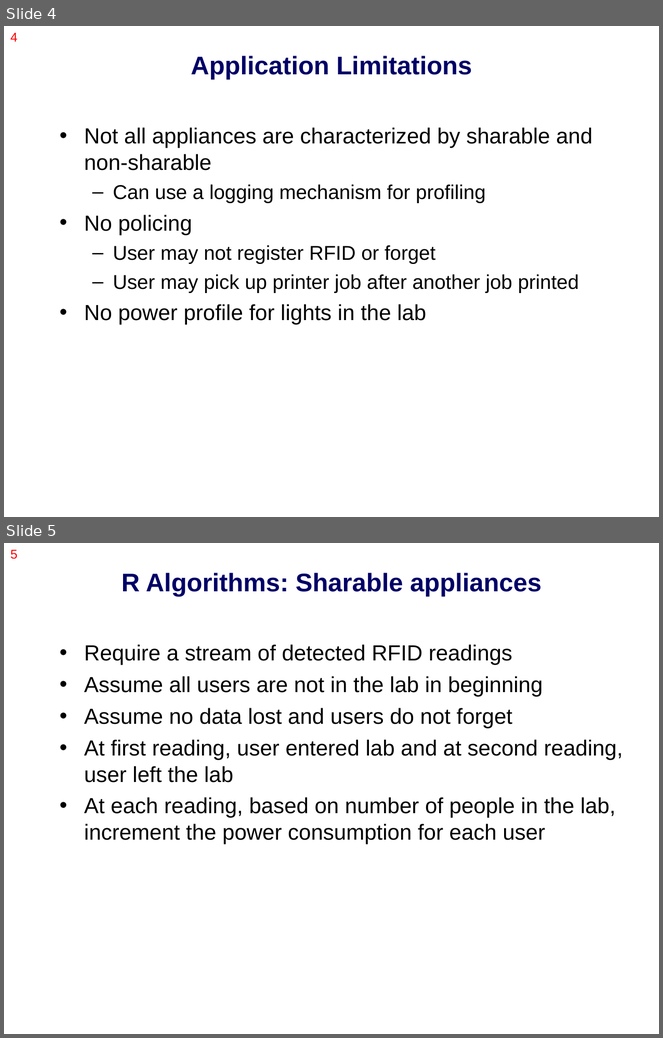
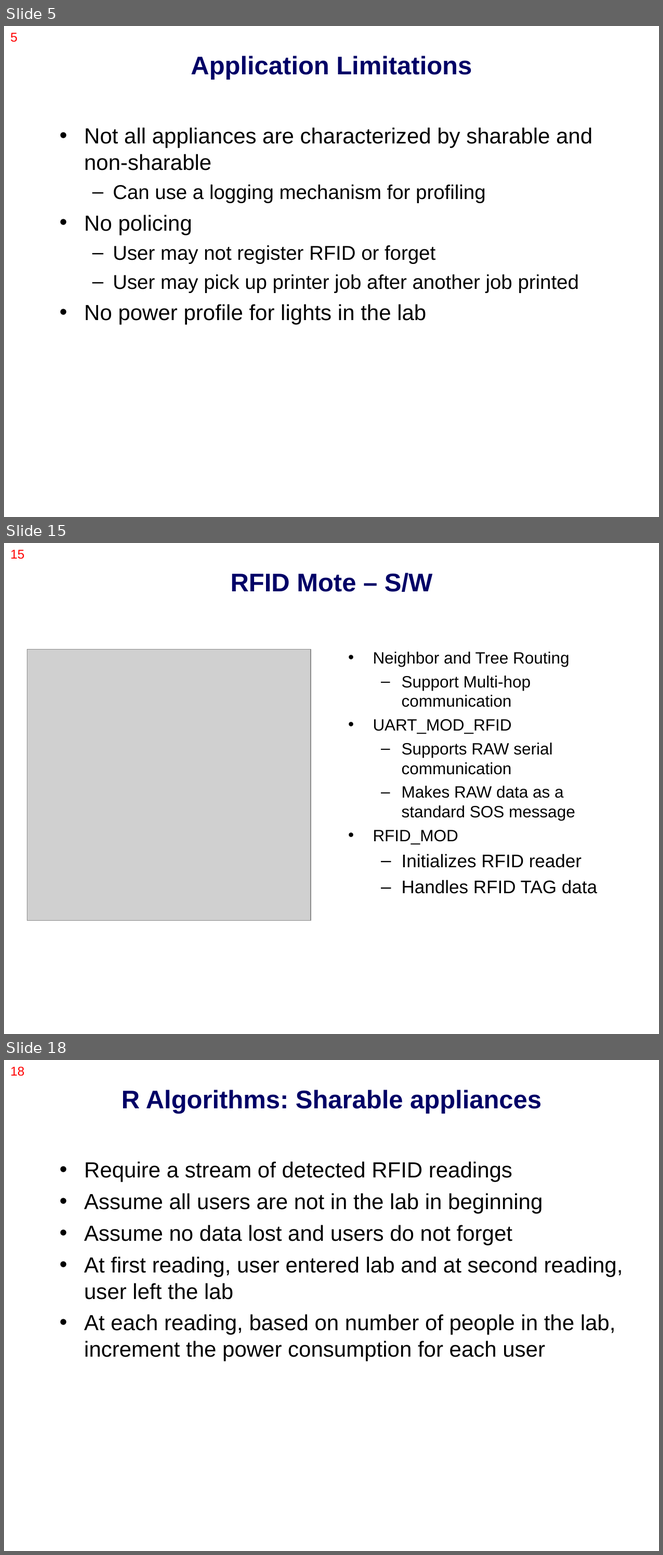
Before and after one commit to nesl/splt, a slide deck: docs/presentation/class_project.ppt. Shown one above the other, each under a label of ours: slides 4 and 5 before the commit, slides 5, 15 and 18 after it; the slides between them are not shown. The pictures are 663x1038 and 663x1555 pixels, drawn with LibreOffice and Linux fonts; fonts in the diff are those of the drawing; grey boxes stand for pictures. Boxes give left, top, right and bottom in pixels: in the first picture for what was removed or moved away, otherwise in the second. Text is boxed around its words. In the diff, an @@ line names an element or a change of style, - is before the commit and + after.

```diff
--- a/docs/presentation/class_project.ppt
+++ b/docs/presentation/class_project.ppt
@@ slide 15 added at [4,543,659,1034], background #FFFFFF @@
@@ page number added at [10,550,24,559], 14 pt, text #FF0000 @@
+15
@@ title added at [231,573,432,592], 28 pt, text #000066, bold @@
+RFID Mote – S/W
@@ picture added at [27,649,311,921] @@
@@ text added at [373,652,597,894], 18 pt, text #000000 @@
+• Neighbor and Tree Routing
+  – Support Multi-hop communication
+• UART_MOD_RFID
+  – Supports RAW serial communication
+  – Makes RAW data as a standard SOS message
+• RFID_MOD
+  – Initializes RFID reader
+  – Handles RFID TAG data
@@ what was slide 4 is now slide 5 @@
@@ page number at [10,33,18,42]: text changed @@
-4
+5
@@ what was slide 5 is now slide 18 @@
@@ page number at [10,1067,24,1076]: text changed @@
-5
+18
```
Also in this commit, not shown: 17 other slides added.
